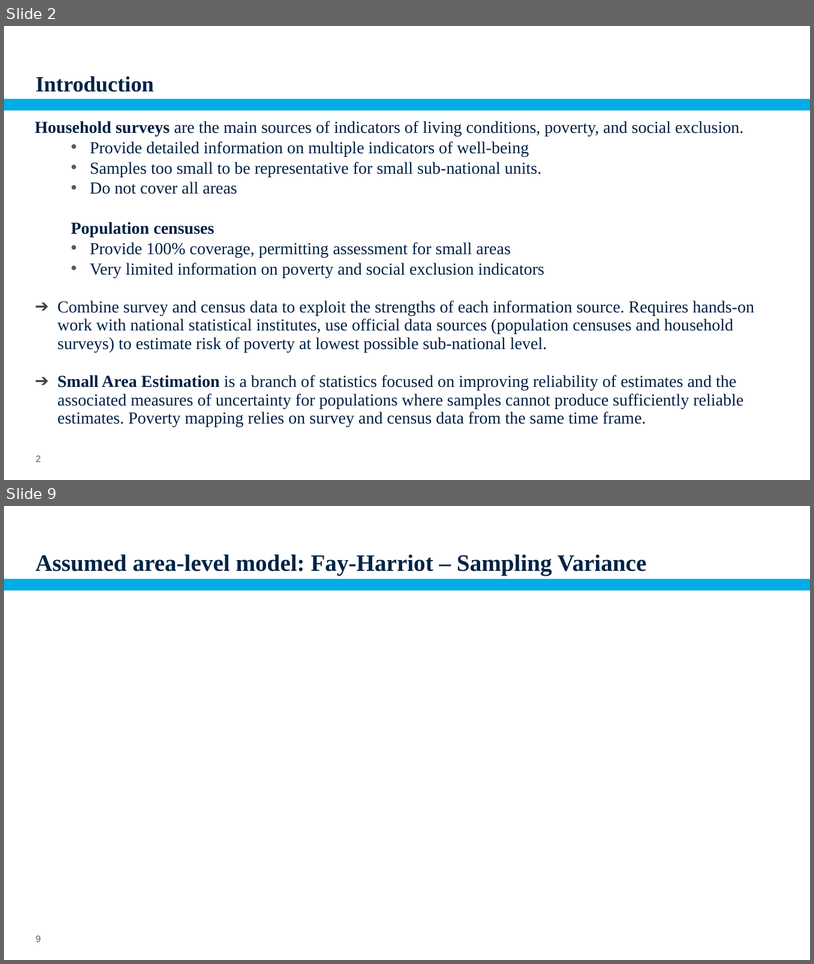
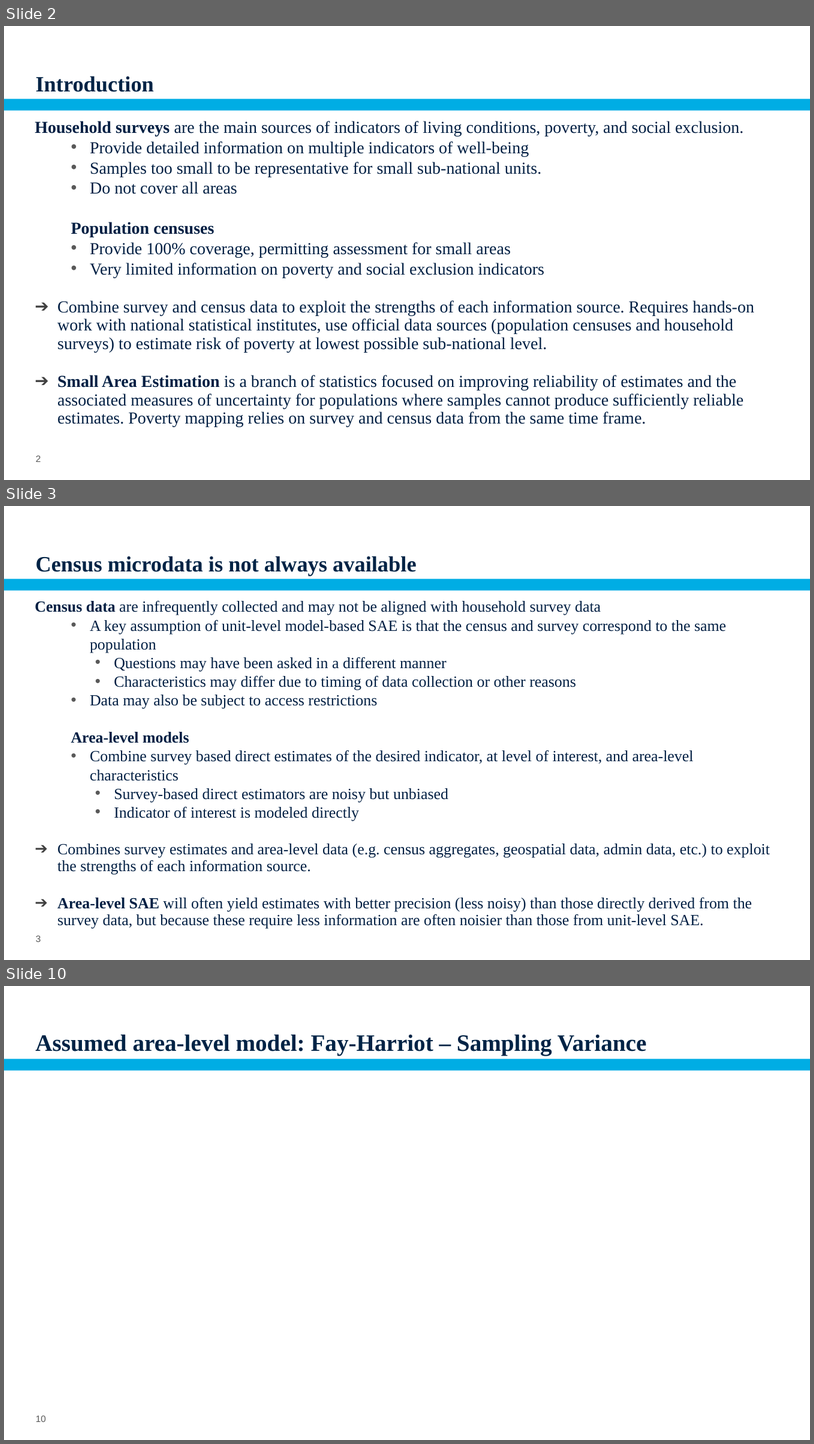
Before and after one commit to pcorralrodas/wb_sae_training, a slide deck: 03.Presentations/SAE_Areal_level.pptx. Shown one above the other, each under a label of ours: slides 2 and 9 before the commit, slides 2, 3 and 10 after it; the slides between them are not shown. The pictures are 814x964 and 814x1444 pixels, drawn with LibreOffice and Linux fonts; fonts in the diff are those of the drawing; grey boxes stand for pictures; background and template pictures are left out. Boxes give left, top, right and bottom in pixels: in the first picture for what was removed or moved away, otherwise in the second. Text is boxed around its words. In the diff, an @@ line names an element or a change of style, - is before the commit and + after.

```diff
--- a/03.Presentations/SAE_Areal_level.pptx
+++ b/03.Presentations/SAE_Areal_level.pptx
@@ slide 3 added at [4, 506, 810, 960], background #FFFFFF; not listed: 1 template element that a slide beside it also shows @@
@@ title added at [36, 556, 416, 576], 26 pt, text #002345, bold @@
+Census microdata is not always available
@@ text added at [35, 600, 770, 928], 18.5 pt, text #021F43 @@
+Census data are infrequently collected and may not be aligned with household survey data
+      • A key assumption of unit-level model-based SAE is that the census and survey correspond to the same population
+        • Questions may have been asked in a different manner
+        • Characteristics may differ due to timing of data collection or other reasons
+      • Data may also be subject to access restrictions
+      Area-level models
+      • Combine survey based direct estimates of the desired indicator, at level of interest, and area-level characteristics
+        • Survey-based direct estimators are noisy but unbiased
+        • Indicator of interest is modeled directly
+➔ Combines survey estimates and area-level data (e.g. census aggregates, geospatial data, admin data, etc.) to exploit the strengths of each information source.
+➔ Area-level SAE will often yield estimates with better precision (less noisy) than those directly derived from the survey data, but because these require less information are often noisier than those from unit-level SAE.
@@ page number added at [36, 935, 41, 942], 11 pt, text #595959 @@
+3
@@ what was slide 9 is now slide 10 @@
@@ page number at [36, 1415, 46, 1422]: text changed @@
-9
+10
```
Also in this commit, not shown: 8 slides changed, 2 slides removed, 3 other files.
